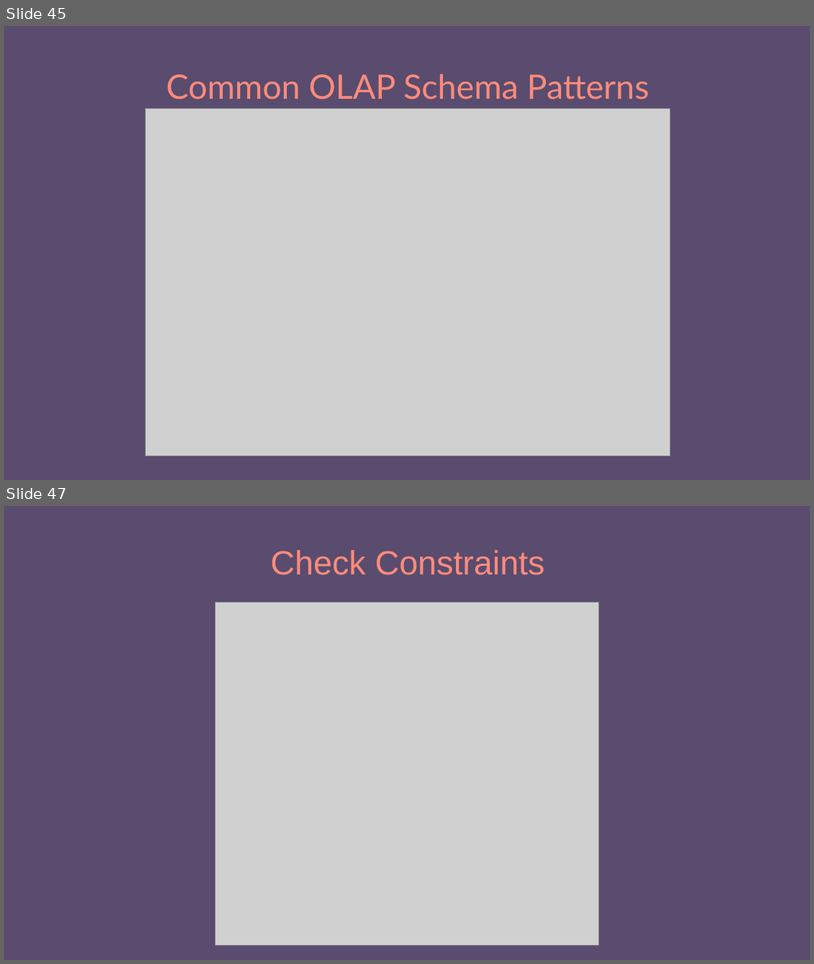
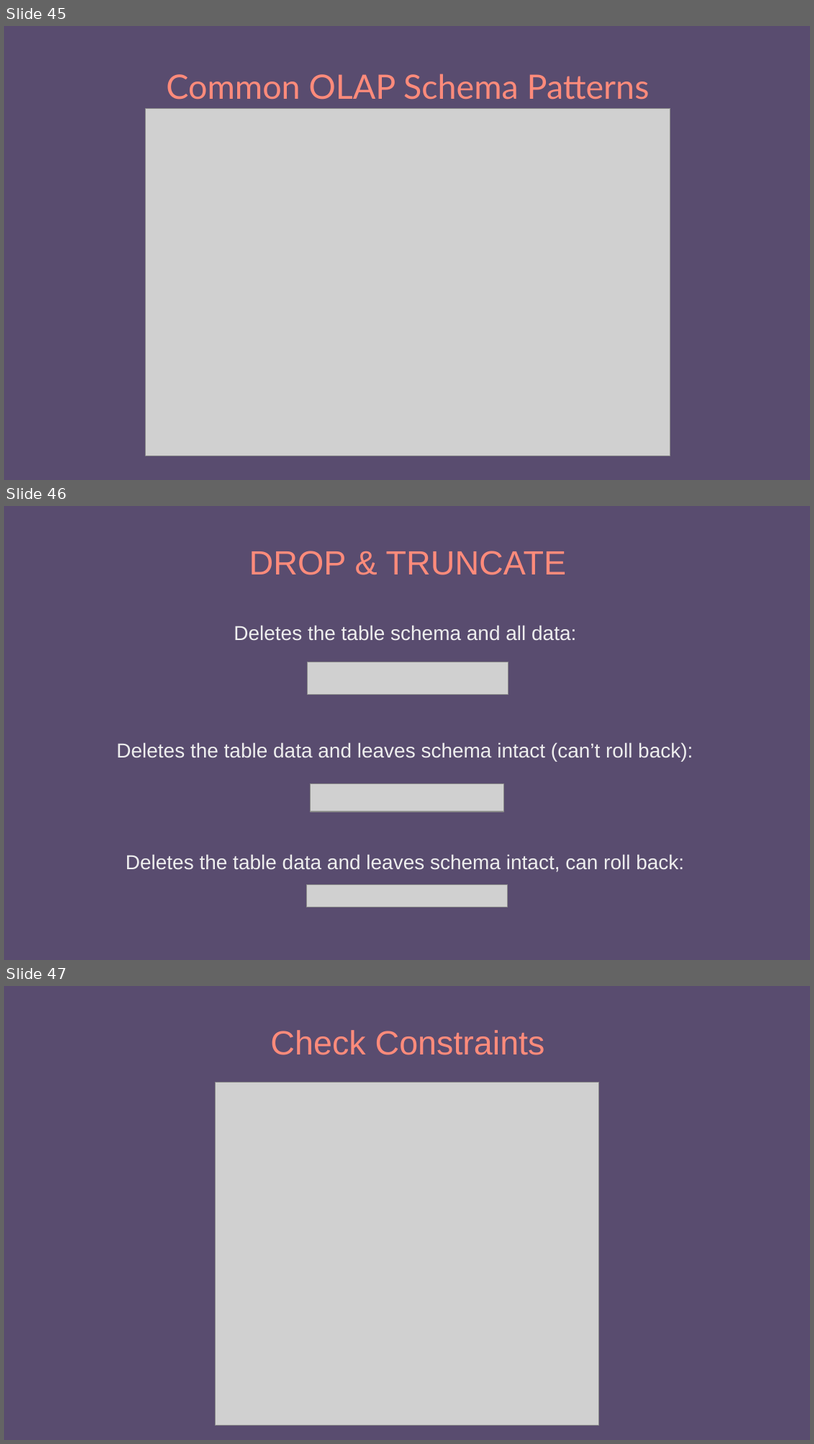
Before and after one commit to e-m-wilson/dotnet, a slide deck: Resources-Notes-Ppts/SQL/SQL_MSSQL.pptx. Shown one above the other, each under a label of ours: slides 45 and 47 before the commit, slides 45, 46 and 47 after it; the slides between them are not shown. The pictures are 814x964 and 814x1444 pixels, drawn with LibreOffice and Linux fonts; fonts in the diff are those of the drawing; grey boxes stand for pictures. Boxes give left, top, right and bottom in pixels: in the first picture for what was removed or moved away, otherwise in the second. Text is boxed around its words. In the diff, an @@ line names an element or a change of style, - is before the commit and + after.

```diff
--- a/Resources-Notes-Ppts/SQL/SQL_MSSQL.pptx
+++ b/Resources-Notes-Ppts/SQL/SQL_MSSQL.pptx
@@ slide 46 added at (4,506,810,960), background #594C6F @@
@@ title added at (250,551,566,575), 30 pt, text #FF8B7B @@
+DROP & TRUNCATE
@@ text added at (234,625,576,641), 18 pt, text #EEEEEE @@
+Deletes the table schema and all data:
@@ picture added at (308,662,509,695) @@
@@ text added at (116,742,693,761), 18 pt, text #EEEEEE @@
+Deletes the table data and leaves schema intact (can’t roll back):
@@ picture added at (311,783,504,811) @@
@@ text added at (126,854,684,872), 18 pt, text #EEEEEE @@
+Deletes the table data and leaves schema intact, can roll back:
@@ picture added at (307,884,508,907) @@
```
Also in this commit, not shown: 8 slides changed, 10 other slides added, 4 slides removed, 1 other file.
